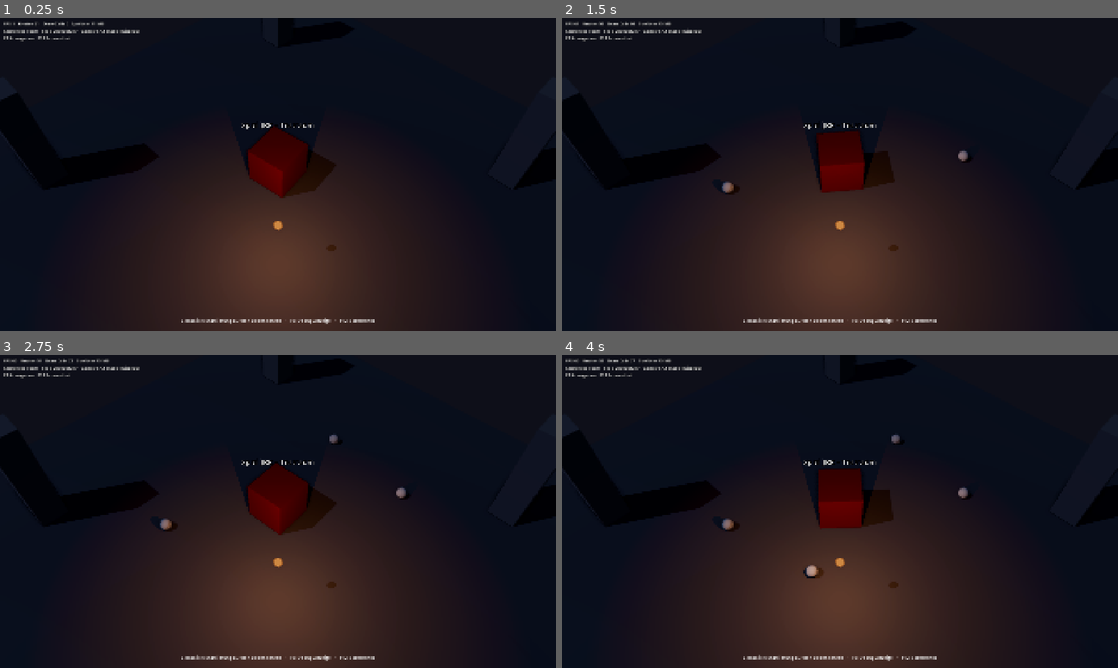
Above: before the commit, frames 1-4 (two rows, left to right).
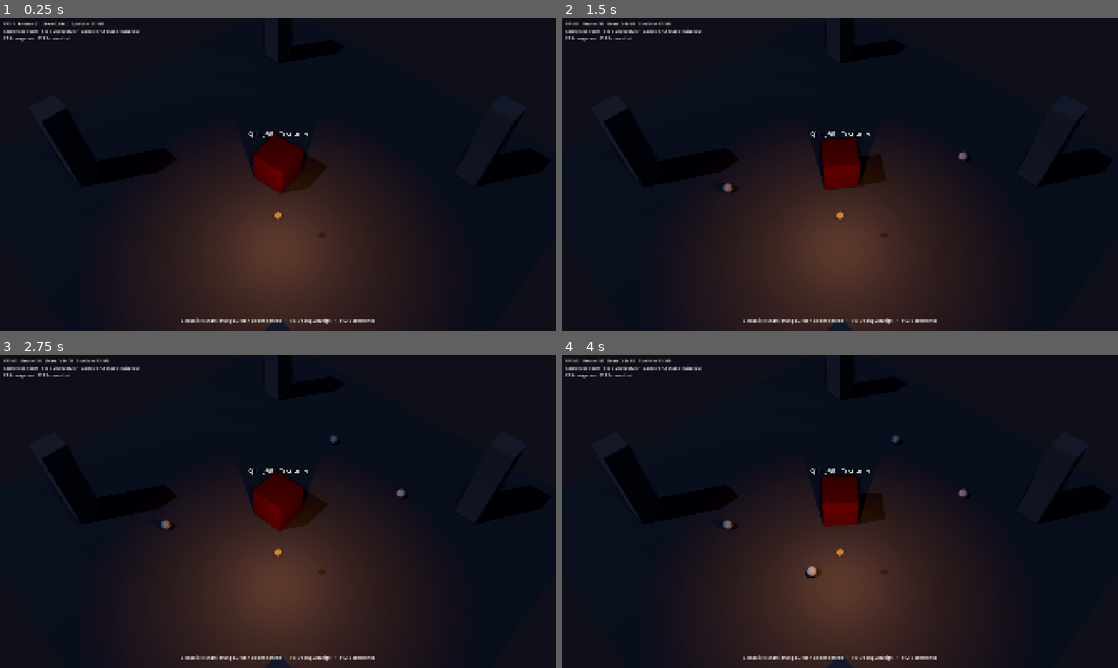
Above: after the commit, the same moments.

Repository: bretalljoshua-sudo/Diablo-X
Game: Godot game, scene res://main.tscn
Same seed, same stepped clock (60 frames per second), same inputs: the game is played once before the commit and once after it.
Inputs (mouse positions are in pixels of both pictures, inside the frame that each line leads up to):
- Up to frame 1 (0.25 s): no input
- Up to frame 2 (1.5 s): tap Enter (ui_accept) at 0.5, 0.77 s; move the mouse to (962, 158) at 0.52 s; hold D (move_right) 0.53-1.25 s; hold Space (dodge) 0.53-1.25 s; click (962, 158) at 0.67 s; drag from (728, 190) to (812, 237) at 1.27 s
- Up to frame 3 (2.75 s): move the mouse to (333, 442) at 2.02 s; press the mouse at (333, 442) at 2.03 s; hold D (move_right) from 2.03 s (still down)
- Up to frame 4 (4 s): release D (move_right) at 2.75 s; release the mouse at (895, 442) at 2.75 s; drag from (812, 574) to (673, 464) at 2.77 s; move the mouse to (1006, 558) at 3.52 s; hold A (move_left) from 3.53 s (still down); hold Alt (show_item_labels) from 3.53 s (still down); tap Enter (ui_accept) at 3.77 s

The runs differ from the first frame. In frame 1, 2.0% of the frame differs, in the area x 8-98%, y 3-100%; in frame 2, 2.1%; in frame 3, 2.1%; in frame 4, 2.2%, in the area x 8-98%, y 1-100%.

Commit message:
AP1: Lichtpass mit dem AP8-Baukasten (Gras, Farbstich Dorf und Boss, Kamera weiter weg)
Co-Authored-By: Claude Opus 5.5 (1M context) <noreply@anthropic.com>
Claude-Session: https://claude.ai/code/session_018THfBbt9ogqexFthJGyRbB

Diff:
--- a/graphics/camera_rig.gd
+++ b/graphics/camera_rig.gd
@@ -19,7 +19,7 @@
 @export var yaw_degrees: float = 45.0
 @export var pitch_degrees: float = -52.0
 ## Abstand der Kamera zum Anker in Metern. Setzen wirkt als Zoomziel, der Übergang ist weich.
-@export var distance: float = 16.0:
+@export var distance: float = 19.0:
 	set(value):
 		distance = value
 		_zoom_goal = value
@@ -31,7 +31,7 @@
 ## Mausrad-Zoom an oder aus.
 @export var zoom_enabled: bool = true
 @export var zoom_min: float = 10.0
-@export var zoom_max: float = 24.0
+@export var zoom_max: float = 26.0
 ## Meter pro Mausrad-Raste.
 @export var zoom_step: float = 1.5
 @export var zoom_speed: float = 10.0
@@ -55,8 +55,8 @@
 
 var camera: Camera3D
 
-var _zoom_goal: float = 16.0
-var _current_distance: float = 16.0
+var _zoom_goal: float = 19.0
+var _current_distance: float = 19.0
 var _look_offset: Vector3 = Vector3.ZERO
 var _last_target_position: Vector3 = Vector3.INF
 var _shake_strength: float = 0.0
--- a/graphics/environments/boss.tres
+++ b/graphics/environments/boss.tres
@@ -11,7 +11,7 @@
 background_mode = 1
 background_color = Color(0.012, 0.002, 0.002, 1)
 ambient_light_source = 2
-ambient_light_color = Color(0.55, 0.28, 0.24, 1)
+ambient_light_color = Color(0.46, 0.31, 0.28, 1)
 ambient_light_energy = 0.5
 reflected_light_source = 1
 tonemap_mode = 4
@@ -58,5 +58,5 @@
 volumetric_fog_sky_affect = 0.0
 adjustment_enabled = true
 adjustment_contrast = 1.18
-adjustment_saturation = 0.95
+adjustment_saturation = 0.85
 adjustment_color_correction = SubResource("GradientTexture1D_6yyrd")
--- a/graphics/environments/village.tres
+++ b/graphics/environments/village.tres
@@ -11,8 +11,8 @@
 background_mode = 1
 background_color = Color(0.02, 0.025, 0.045, 1)
 ambient_light_source = 2
-ambient_light_color = Color(0.36, 0.43, 0.62, 1)
-ambient_light_energy = 0.75
+ambient_light_color = Color(0.4, 0.44, 0.56, 1)
+ambient_light_energy = 0.8
 reflected_light_source = 1
 tonemap_mode = 4
 ssr_enabled = true
--- a/graphics/materials/material_library.gd
+++ b/graphics/materials/material_library.gd
@@ -46,6 +46,9 @@
 	"tree",
 	"rock",
 ]
+
+## Farbton des Grases im echten Baukasten (dunkles, entsättigtes Moosgrün).
+const REAL_GRASS_TINT := Color(0.3, 0.38, 0.2)
 
 static var _cache: Dictionary[String, Material] = {}
 static var _textures: Dictionary[String, Texture2D] = {}
@@ -131,20 +134,33 @@
 
 
 ## Macht die Wände der echten Bibliothek (AP8) ausblendbar, ohne ihr Aussehen zu ändern.
+## Die sehr dunkle Gras-Textur bekommt das Gras-Material der Bibliothek (heller, ohne
+## sichtbare Kachelung), sonst versinkt die Wiese im Nachtlicht.
 static func make_library_occluding(library: MeshLibrary) -> void:
 	if library == null or _skinned.has(library):
 		return
 	_skinned[library] = true
 	for id in library.get_item_list():
-		if not OCCLUDING_ITEMS.has(library.get_item_name(id)):
-			continue
+		var item_name := library.get_item_name(id)
 		var mesh := library.get_item_mesh(id)
 		if mesh == null:
+			continue
+		if item_name == "ground_grass":
+			_set_mesh_material(mesh, 0, get_material(&"grass", REAL_GRASS_TINT))
+			continue
+		if not OCCLUDING_ITEMS.has(item_name):
 			continue
 		for surface in mesh.get_surface_count():
 			var old := mesh.surface_get_material(surface) as BaseMaterial3D
 			if old != null:
-				mesh.surface_set_material(surface, make_occluding(old))
+				_set_mesh_material(mesh, surface, make_occluding(old))
+
+
+static func _set_mesh_material(mesh: Mesh, surface: int, material: Material) -> void:
+	if mesh is PrimitiveMesh:
+		(mesh as PrimitiveMesh).material = material
+	elif mesh is ArrayMesh:
+		(mesh as ArrayMesh).surface_set_material(surface, material)
 
 
 ## Art eines Platzhalter-Teils. bounds im Raum des Items.
